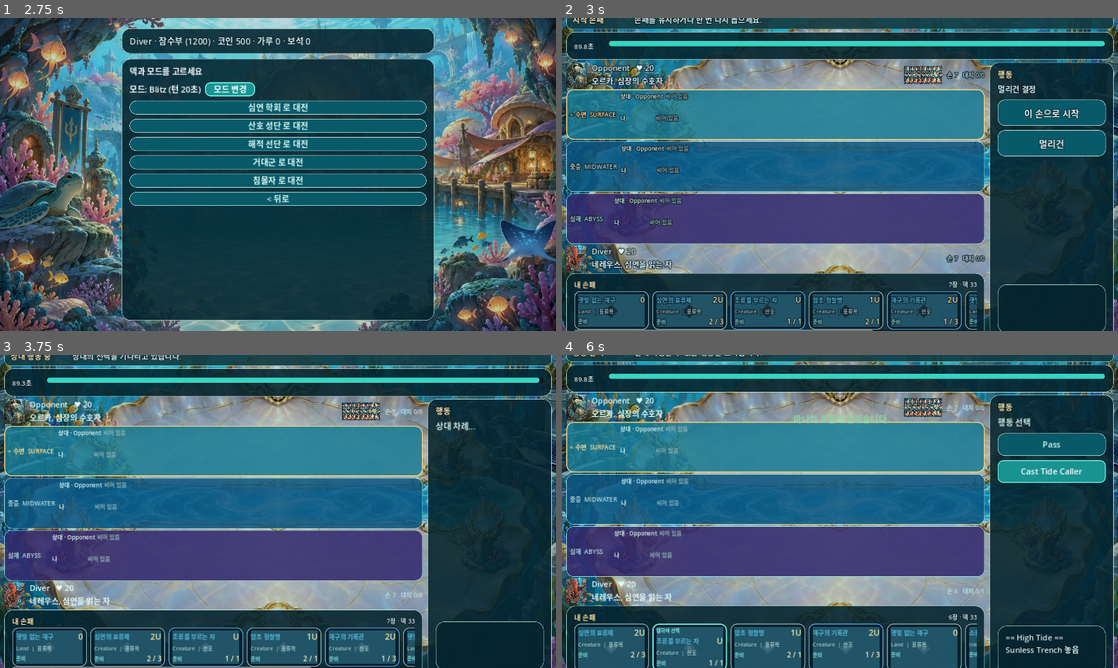
Above: before the commit, frames 1-4 (two rows, left to right).
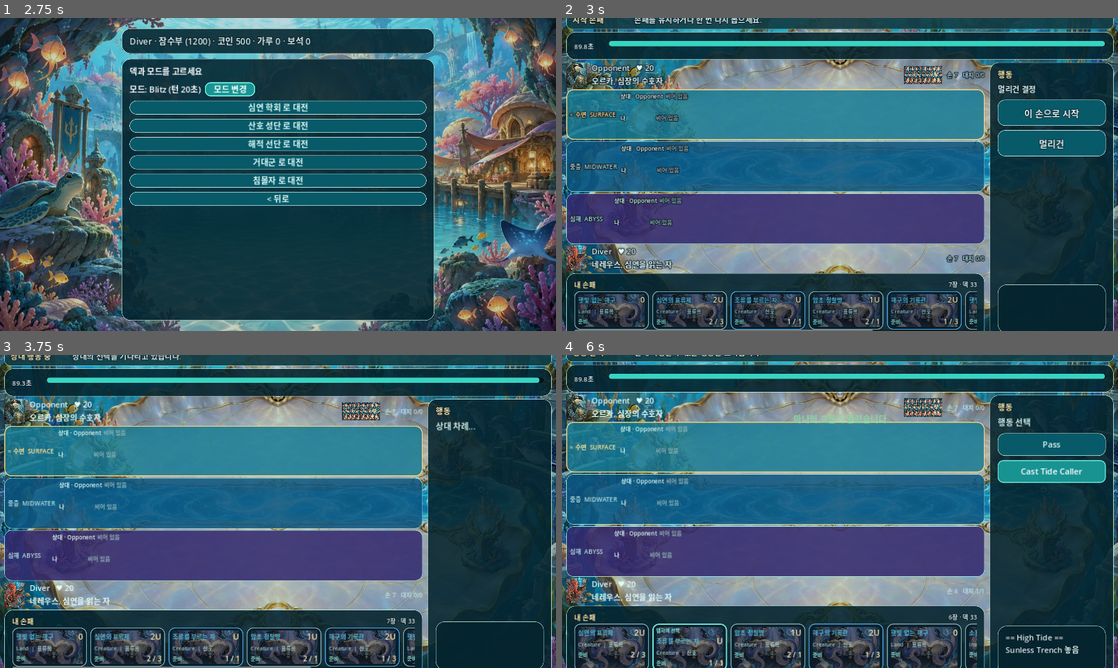
Above: after the commit, the same moments.

Repository: ehb1127-arch/fishgame
Game: Godot game, scene res://scenes/main.tscn
The game is run twice, just before and just after one commit, with the same random seed, the same clock (stepped at 60 frames per second) and the same inputs.
Inputs:
- Up to frame 1 (2.75 s): click "빠른 대전 덱을 선택해 바로 1대1 전투" at 0.5 s; click "모드 변경" at 1.25 s; click "모드 변경" at 2 s
- Up to frame 2 (3 s): click "심연 학회 로 대전" at 2.75 s
- Up to frame 3 (3.75 s): click "이 손으로 시작" at 3.5 s
- Up to frame 4 (6 s): click "Pass" at 4.25 s; click "Pass" at 5 s; click "Play Sunless Trench" at 5.75 s

Frame 1 is identical in both runs. In frame 2, 4.3% of the frame differs, in the area x 2-75%, y 88-99%; in frame 3, 5.5%; in frame 4, 6.7%, in the area x 2-75%, y 86-100%.

Commit message:
Add faction key art across card UI

Diff:
--- a/scripts/ui/card_art_registry.gd
+++ b/scripts/ui/card_art_registry.gd
@@ -9,9 +9,20 @@
 	&"orca_warden_of_the_heart": "res://assets/card_art/champions/orca.png",
 }
 
+const FACTION_ART := {
+	"coral": "res://assets/card_art/factions/coral.webp",
+	"conclave": "res://assets/card_art/factions/conclave.webp",
+	"drowned": "res://assets/card_art/factions/drowned.webp",
+	"corsair": "res://assets/card_art/factions/corsair.webp",
+	"brood": "res://assets/card_art/factions/brood.webp",
+	"shard": "res://assets/card_art/factions/shard.webp",
+}
 
-static func texture_for(card_id: StringName) -> Texture2D:
-	var path := str(ART.get(card_id, ""))
+
+static func texture_for(card_id: StringName, faction: String = "") -> Texture2D:
+	# Named champions keep their portrait. Every other card inherits the key art
+	# of its faction so a deck never falls back to an empty placeholder.
+	var path := str(ART.get(card_id, FACTION_ART.get(faction, "")))
 	if path.is_empty() or not ResourceLoader.exists(path):
 		return null
 	return load(path) as Texture2D
--- a/scripts/ui/card_tile.gd
+++ b/scripts/ui/card_tile.gd
@@ -21,8 +21,8 @@
 		on_action: Callable = Callable()) -> void:
 	_card = card
 	_on_action = on_action
-	_art = ArtRegistry.texture_for(card.data.id)
-	custom_minimum_size = Vector2(158, 92)
+	_art = ArtRegistry.texture_for(card.data.id, card.data.faction)
+	custom_minimum_size = Vector2(166, 104)
 	mouse_filter = Control.MOUSE_FILTER_STOP
 	tooltip_text = _tooltip(card)
 	gui_input.connect(_on_gui_input)
@@ -47,12 +47,12 @@
 		art.texture = _art
 		art.expand_mode = TextureRect.EXPAND_IGNORE_SIZE
 		art.stretch_mode = TextureRect.STRETCH_KEEP_ASPECT_COVERED
-		art.modulate = Color(1, 1, 1, 0.34)
+		art.modulate = Color(1, 1, 1, 0.78)
 		art.mouse_filter = Control.MOUSE_FILTER_IGNORE
 		add_child(art)
 
 		var shade := ColorRect.new()
-		shade.color = Color(0.01, 0.04, 0.07, 0.54)
+		shade.color = Color(0.01, 0.04, 0.07, 0.38)
 		shade.mouse_filter = Control.MOUSE_FILTER_IGNORE
 		add_child(shade)
 	else:
--- a/scripts/ui/collection_card.gd
+++ b/scripts/ui/collection_card.gd
@@ -15,7 +15,7 @@
 
 func setup(card: CardData, copies: int, stars: int, dust: int,
 		on_upgrade: Callable, on_view: Callable = Callable()) -> void:
-	custom_minimum_size = Vector2(260, 326)
+	custom_minimum_size = Vector2(260, 344)
 	mouse_default_cursor_shape = Control.CURSOR_POINTING_HAND
 	mouse_entered.connect(func() -> void:
 		var tween := create_tween()
@@ -48,10 +48,10 @@
 	column.add_theme_constant_override("separation", 6)
 	add_child(column)
 
-	var art := ArtRegistry.texture_for(card.id)
+	var art := ArtRegistry.texture_for(card.id, card.faction)
 	if art != null:
 		var portrait := TextureRect.new()
-		portrait.custom_minimum_size = Vector2(0, 118)
+		portrait.custom_minimum_size = Vector2(0, 136)
 		portrait.texture = art
 		portrait.expand_mode = TextureRect.EXPAND_IGNORE_SIZE
 		portrait.stretch_mode = TextureRect.STRETCH_KEEP_ASPECT_COVERED
--- a/scripts/ui/menu_presenter.gd
+++ b/scripts/ui/menu_presenter.gd
@@ -151,7 +151,7 @@
 	column.add_theme_constant_override("separation", 10)
 	scroll.add_child(column)
 
-	var art := ArtRegistry.texture_for(card.id)
+	var art := ArtRegistry.texture_for(card.id, card.faction)
 	if art != null:
 		var portrait := TextureRect.new()
 		portrait.custom_minimum_size = Vector2(0, 260)
Binary file added: assets/card_art/factions/brood.webp
Binary file added: assets/card_art/factions/conclave.webp
Binary file added: assets/card_art/factions/coral.webp
Binary file added: assets/card_art/factions/corsair.webp
Binary file added: assets/card_art/factions/drowned.webp
Binary file added: assets/card_art/factions/shard.webp
